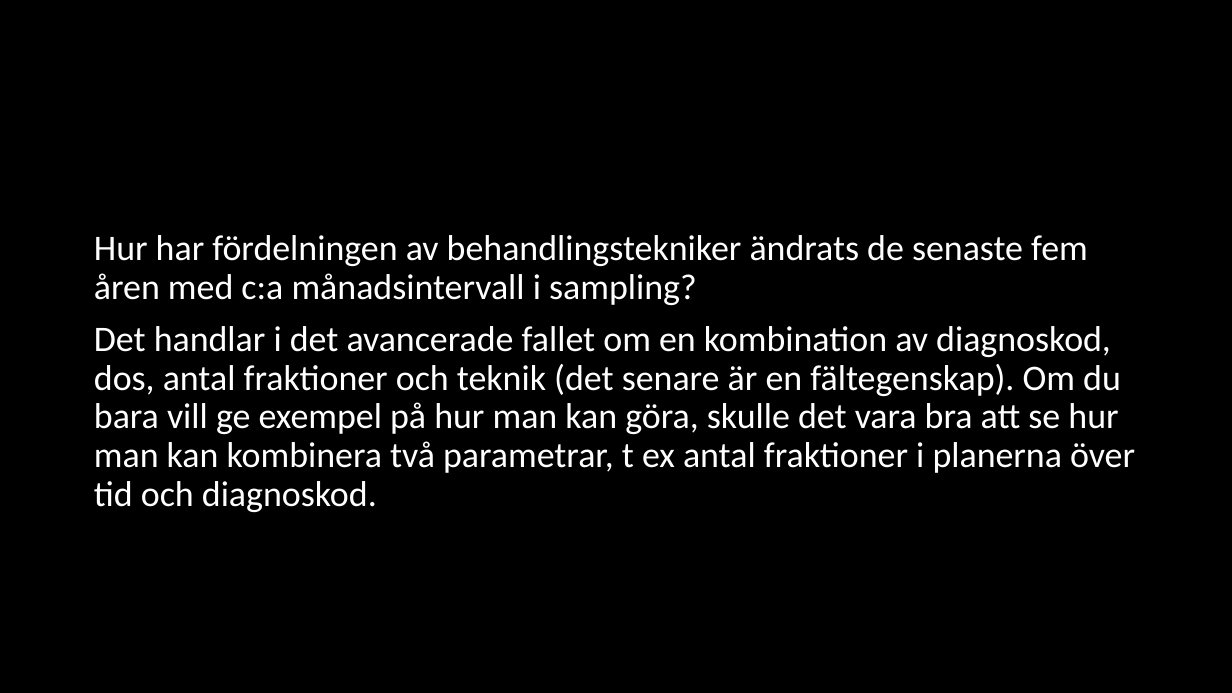
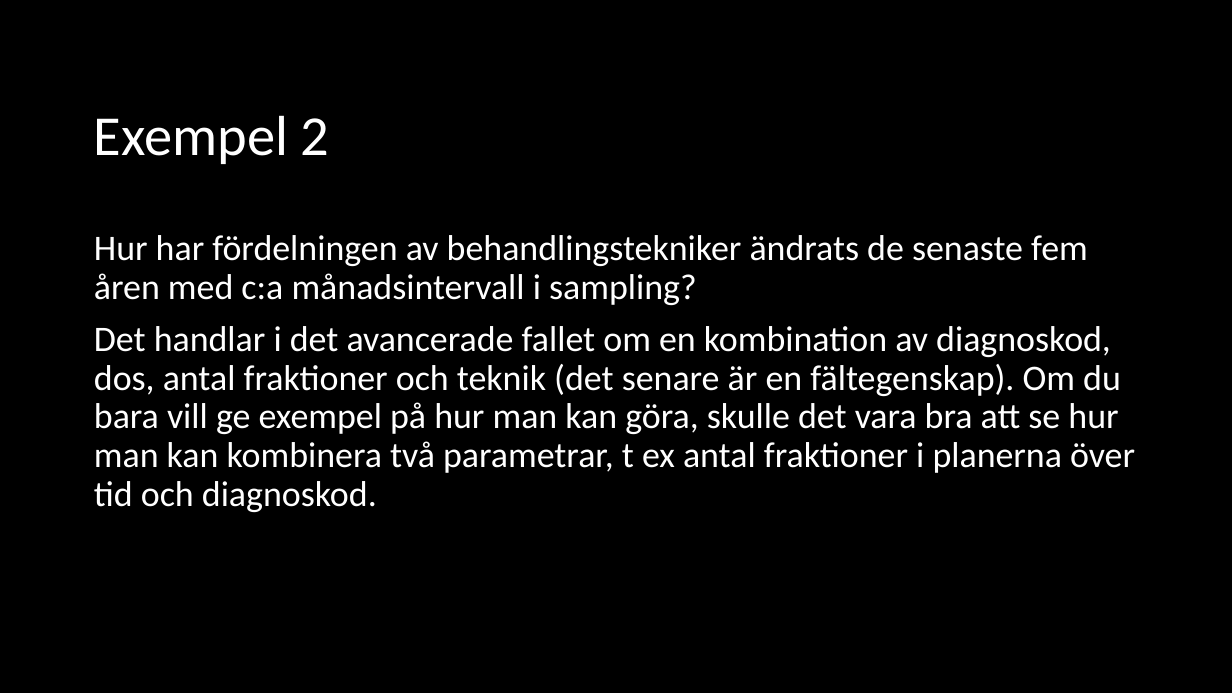
Before and after one commit to hmogensen/sql-tutorial, a slide deck: slide 27 of SQL for dummies.pptx (slide 24 before the commit). Drawn at 1232x693 pixels with LibreOffice and Linux fonts; fonts in the diff are those of the drawing. Boxes give left, top, right and bottom in pixels: in the first picture for what was removed or moved away, otherwise in the second. Text is boxed around its words. In the diff, an @@ line names an element or a change of style, - is before the commit and + after.

```diff
--- a/SQL for dummies.pptx
+++ b/SQL for dummies.pptx
@@ text added at (x1=94, y1=115, x2=330, y2=164), 44 pt, text #FFFFFF @@
+Exempel 2
```
Also in this commit, not shown: 3 slides added.
